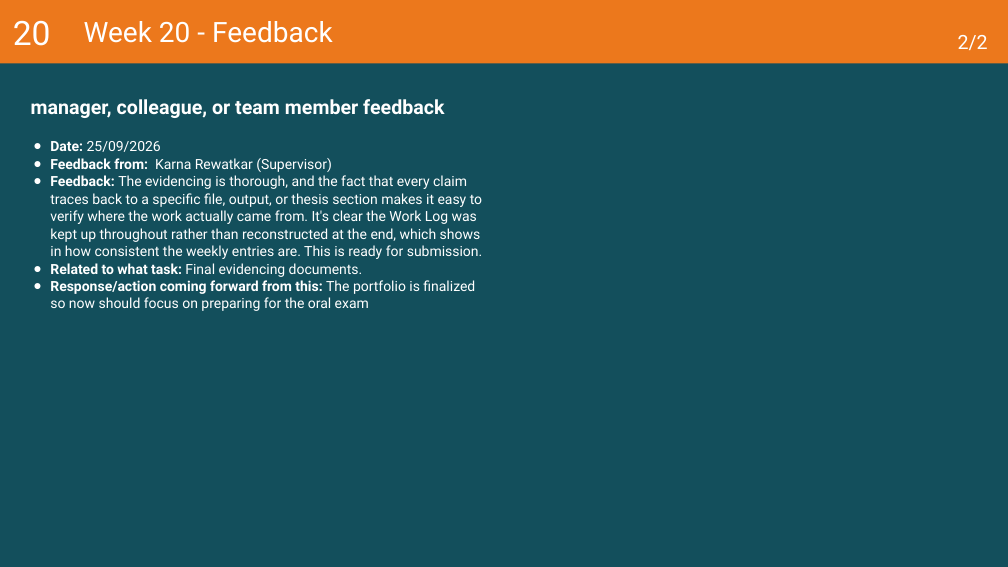
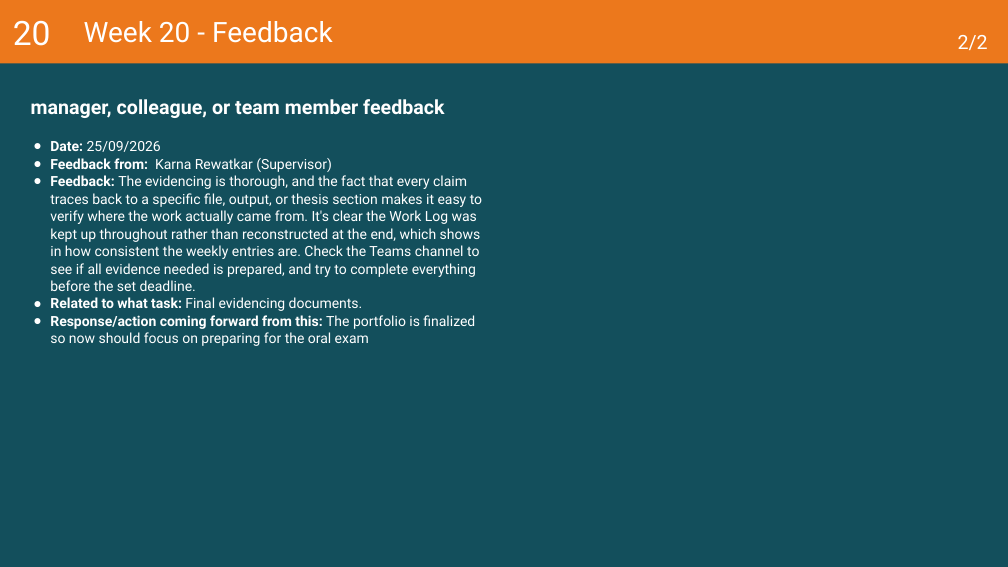
Before and after one commit to VladislavStoimenov235030/Vladislav_Stoimenov_Graduation_Project_25_26, a slide deck: slide 50 of thesis/evidencing/2026-27 Learning Log Graduation Project.pptx (slide 49 before the commit). Drawn at 1008x567 pixels with LibreOffice and Linux fonts; fonts in the diff are those of the drawing. Boxes give left, top, right and bottom in pixels: in the first picture for what was removed or moved away, otherwise in the second. Text is boxed around its words. In the diff, an @@ line names an element or a change of style, - is before the commit and + after.

```diff
--- a/thesis/evidencing/2026-27 Learning Log Graduation Project.pptx
+++ b/thesis/evidencing/2026-27 Learning Log Graduation Project.pptx
@@ text at (x1=50, y1=175, x2=482, y2=291): text changed @@
-● Feedback: The evidencing is thorough, and the fact that every claim traces back to a specific file, output, or thesis section makes it easy to verify where the work actually came from. It's clear the Work Log was kept up throughout rather than reconstructed at the end, which shows in how consistent the weekly entries are. This is ready for submission.
+● Feedback: The evidencing is thorough, and the fact that every claim traces back to a specific file, output, or thesis section makes it easy to verify where the work actually came from. It's clear the Work Log was kept up throughout rather than reconstructed at the end, which shows in how consistent the weekly entries are. Check the Teams channel to see if all evidence needed is prepared, and try to complete everything before the set deadline.
```
Also in this commit, not shown: 2 other slides changed, 1 slide added, 3 other files.
